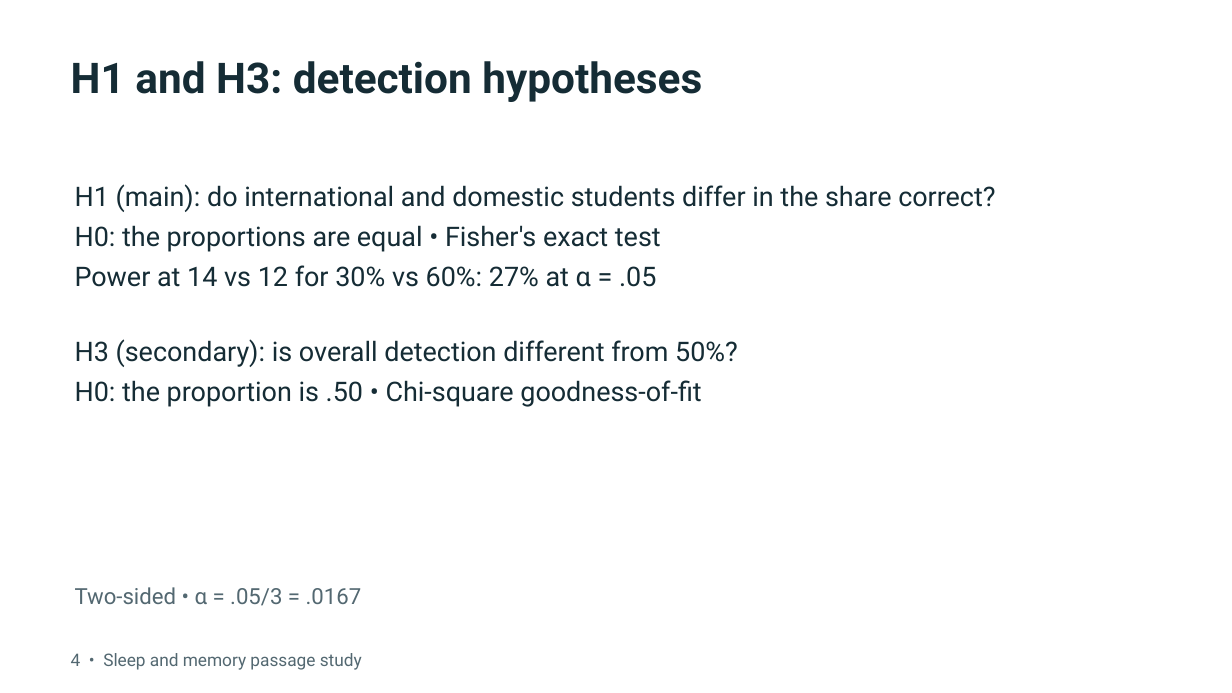
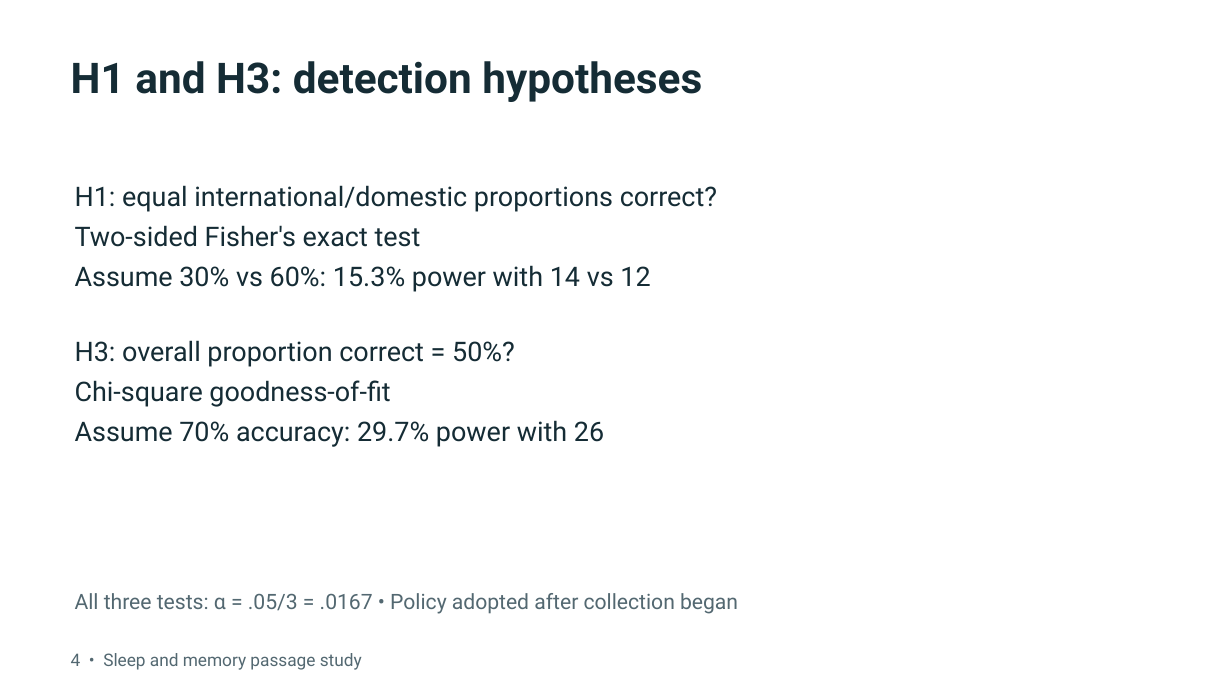
Before and after one commit to debshreechowdhury/sleep-memory-passage-study, a slide deck: slide 4 of presentation/design_detection.pptx. Drawn at 1232x693 pixels with LibreOffice and Linux fonts; fonts in the diff are those of the drawing. Boxes give left, top, right and bottom in pixels: in the first picture for what was removed or moved away, otherwise in the second. Text is boxed around its words. In the diff, an @@ line names an element or a change of style, - is before the commit and + after.

```diff
--- a/presentation/design_detection.pptx
+++ b/presentation/design_detection.pptx
@@ text at bbox=[75, 185, 717, 447]: text changed @@
-H1 (main): do international and domestic students differ in the share correct?
-H0: the proportions are equal • Fisher's exact test
-Power at 14 vs 12 for 30% vs 60%: 27% at α = .05
-H3 (secondary): is overall detection different from 50%?
-H0: the proportion is .50 • Chi-square goodness-of-fit
+H1: equal international/domestic proportions correct?
+Two-sided Fisher's exact test
+Assume 30% vs 60%: 15.3% power with 14 vs 12
+H3: overall proportion correct = 50%?
+Chi-square goodness-of-fit
+Assume 70% accuracy: 29.7% power with 26
@@ text at bbox=[75, 593, 738, 614]: text changed; size 17.2 to 16.5 pt @@
-Two-sided • α = .05/3 = .0167
+All three tests: α = .05/3 = .0167 • Policy adopted after collection began
```
Also in this commit, not shown: 6 other slides changed, 3 other files.
